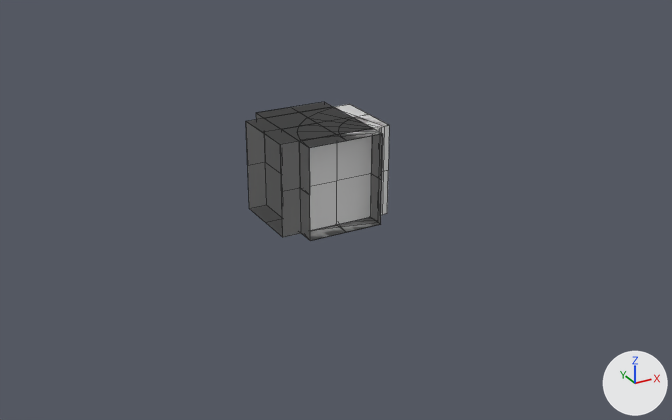
An edit to the Blender file Basic_Pieces.blend, drawn before and after from the same camera.
The view is the same before and after, from a 50 mm lens placed at (-10.3, -19.7, 8.57), pointed at (0.07, -0.85, -0.86). Arrows for +X, +Y and +Z are at lower right; the lights stay in place. Mesh edges are drawn as thin lines.

The older version as bpy lines, for what is in view:
```python
ob_corner_curve_001 = bpy.data.objects.new('Corner_Curve.001', me_plane_015)
ob_corner_curve_001.location = (0.0, 0.0, 0.0)
ob_corner_square_001 = bpy.data.objects.new('Corner_Square.001', me_plane_016)
ob_corner_square_001.location = (0.0, 0.0, 0.0)
ob_cross_roads_001 = bpy.data.objects.new('Cross_Roads.001', me_plane_019)
ob_cross_roads_001.location = (0.0, 0.0, 0.0)
ob_dead_end_001 = bpy.data.objects.new('Dead_End.001', me_plane_017)
ob_dead_end_001.location = (0.0, 0.0, 0.0)
ob_straight_009 = bpy.data.objects.new('Straight.009', me_plane_014)
ob_straight_009.location = (0.0, 0.0, 0.0)
ob_t_junction_001 = bpy.data.objects.new('T_Junction.001', me_plane_018)
ob_t_junction_001.location = (0.0, 0.0, 0.0)
```
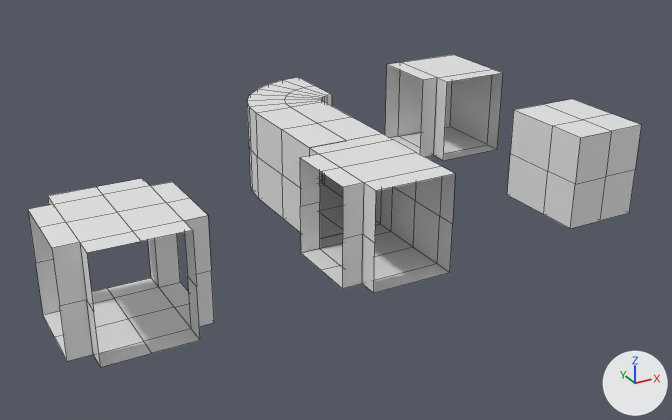
Patch to the scene script:
```diff
--- a/Basic_Pieces.blend.py
+++ b/Basic_Pieces.blend.py
@@ ob_straight_009 @@
 ob_straight_009 = bpy.data.objects.new('Straight.009', me_plane_014)
-ob_straight_009.location = (0.0, 0.0, 0.0)
+ob_straight_009.location = (3.0, 3.0, 0.0)
+ob_straight_009.rotation_euler = (0.0, 0.0, -1.571)  # degrees (0, 0, -90)
 _m = ob_straight_009.modifiers.new('Mirror', 'MIRROR')
@@ ob_straight_009 @@
 _m = ob_straight_009.modifiers.new('Mirror', 'MIRROR')
 _m.use_clip = True
+ob_straight_009.hide_set(True)  # its collection is switched off
@@ ob_corner_curve_001 @@
 ob_corner_curve_001 = bpy.data.objects.new('Corner_Curve.001', me_plane_015)
-ob_corner_curve_001.location = (0.0, 0.0, 0.0)
+ob_corner_curve_001.location = (0.0, 3.0, 0.0)
@@ ob_corner_square_001 @@
 ob_corner_square_001 = bpy.data.objects.new('Corner_Square.001', me_plane_016)
-ob_corner_square_001.location = (0.0, 0.0, 0.0)
+ob_corner_square_001.location = (6.0, 3.0, 0.0)
@@ ob_dead_end_001 @@
 ob_dead_end_001 = bpy.data.objects.new('Dead_End.001', me_plane_017)
-ob_dead_end_001.location = (0.0, 0.0, 0.0)
+ob_dead_end_001.location = (6.0, -3.0, 0.0)
 _m = ob_dead_end_001.modifiers.new('Mirror', 'MIRROR')
@@ ob_t_junction_001 @@
 ob_t_junction_001 = bpy.data.objects.new('T_Junction.001', me_plane_018)
-ob_t_junction_001.location = (0.0, 0.0, 0.0)
+ob_t_junction_001.location = (0.0, -3.0, 0.0)
 _m = ob_t_junction_001.modifiers.new('Mirror', 'MIRROR')
@@ ob_cross_roads_001 @@
 ob_cross_roads_001 = bpy.data.objects.new('Cross_Roads.001', me_plane_019)
-ob_cross_roads_001.location = (0.0, 0.0, 0.0)
+ob_cross_roads_001.location = (-6.0, -3.0, 0.0)
 _m = ob_cross_roads_001.modifiers.new('Mirror', 'MIRROR')
@@ ob_straight @@
+ob_straight = bpy.data.objects.new('Straight', me_plane_014.copy())  # the mesh of ob_straight_009
+ob_straight.location = (0.0, 0.0, 0.0)
+_m = ob_straight.modifiers.new('Mirror', 'MIRROR')
+_m.use_axis = (True, True, True)
+_m.use_clip = True
```

Changed parts and their boxes (x1, y1, x2, y2) in the pictures (672 x 420 px):
'Cross_Roads.001', moved: before (291, 102, 388, 240); after (28, 178, 214, 367)
'T_Junction.001', moved: before (250, 108, 380, 240); after (300, 134, 455, 293)
'Dead_End.001', moved: before (256, 103, 372, 231); after (507, 99, 641, 229)
'Corner_Square.001', moved: before (246, 112, 365, 209); after (385, 55, 503, 161)
'Straight', added: after (256, 102, 382, 238)
'Corner_Curve.001', moved: before (298, 104, 389, 241); after (247, 77, 332, 198)
'Straight.009', hidden: before (265, 119, 383, 238)
